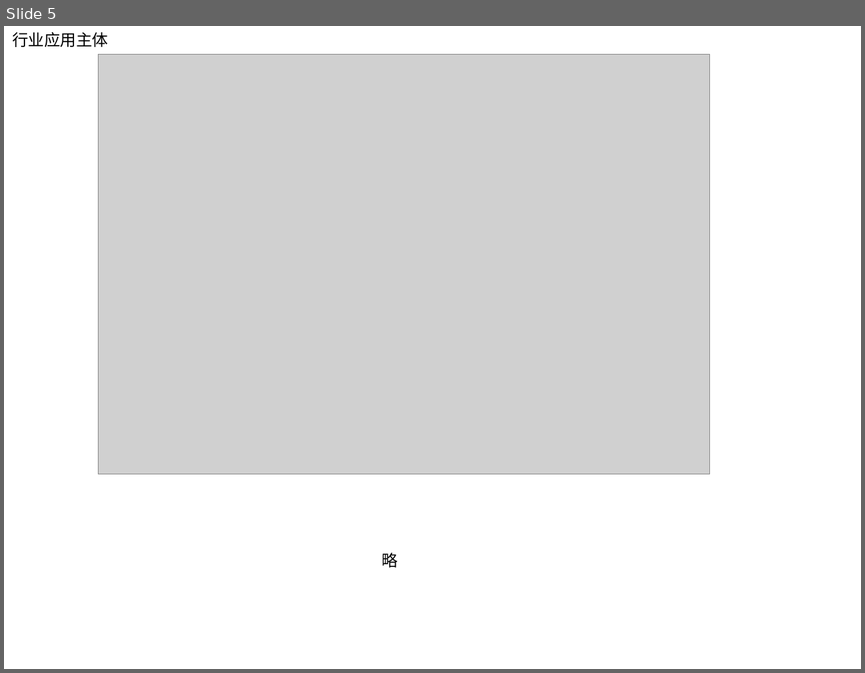
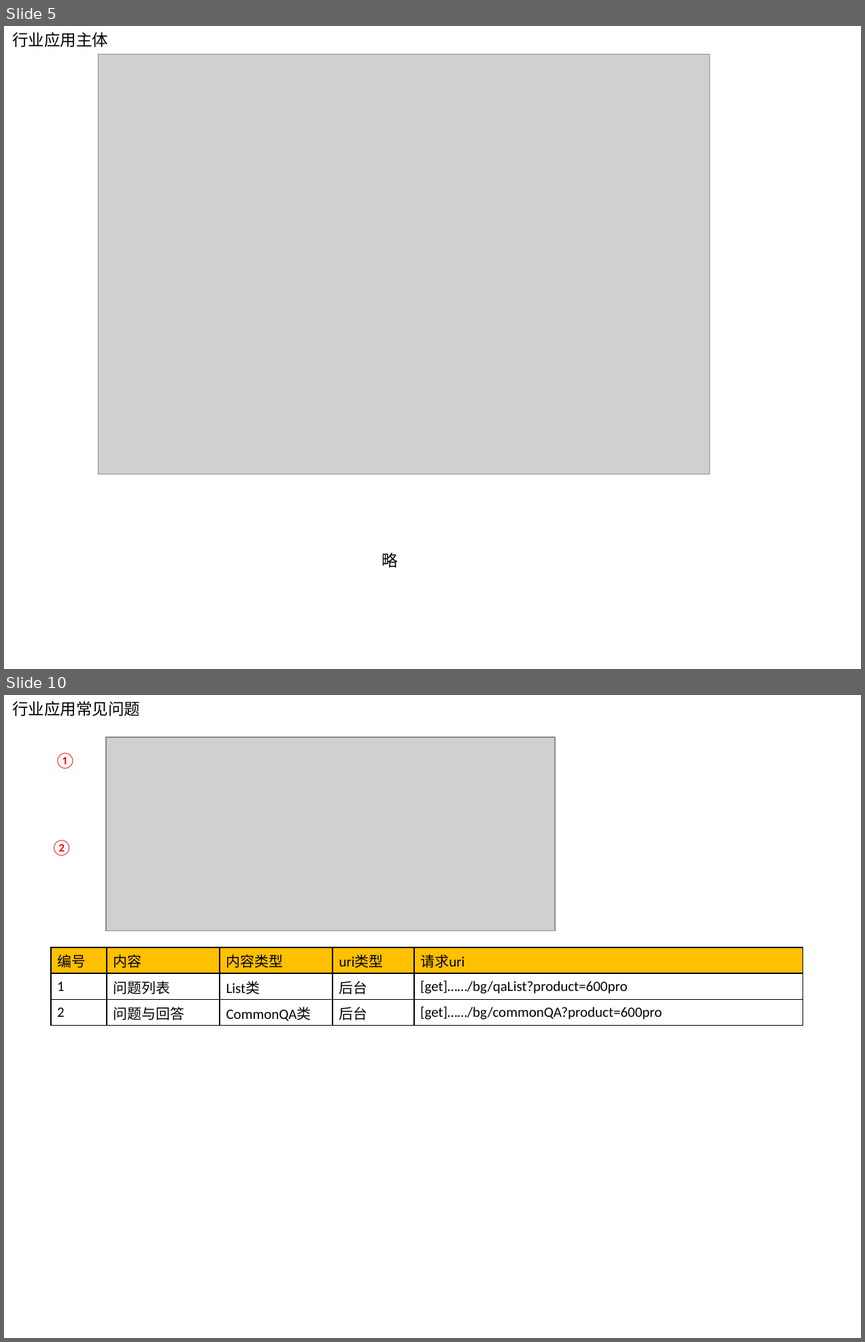
Before and after one commit to shining-force/My2019, a slide deck: MyCompany/资源汇总.pptx. Shown one above the other, each under a label of ours: slide 5 before the commit, slides 5 and 10 after it; the slides between them are not shown. The pictures are 865x673 and 865x1342 pixels, drawn with LibreOffice and Linux fonts; fonts in the diff are those of the drawing; grey boxes stand for pictures. Boxes give left, top, right and bottom in pixels: in the first picture for what was removed or moved away, otherwise in the second. Text is boxed around its words. In the diff, an @@ line names an element or a change of style, - is before the commit and + after.

```diff
--- a/MyCompany/资源汇总.pptx
+++ b/MyCompany/资源汇总.pptx
@@ slide 10 added at (x1=4, y1=695, x2=861, y2=1338), background #FFFFFF @@
@@ text added at (x1=12, y1=701, x2=140, y2=716), 13.5 pt, text #000000 @@
+行业应用常见问题
@@ text added at (x1=54, y1=753, x2=75, y2=768), 13.5 pt, text #FF0000 @@
+①
@@ picture added at (x1=106, y1=737, x2=555, y2=930) @@
@@ text added at (x1=51, y1=840, x2=72, y2=855), 13.5 pt, text #FF0000 @@
+②
@@ table added at (x1=51, y1=947, x2=804, y2=1025), 3 rows, 5 columns @@
+编号 | 内容 | 内容类型 | uri类型 | 请求uri
+1 | 问题列表 | List类 | 后台 | [get]……/bg/qaList?product=600pro
+2 | 问题与回答 | CommonQA类 | 后台 | [get]……/bg/commonQA?product=600pro
```
Also in this commit, not shown: 3 slides changed, 3 other slides added, 11 other files.
